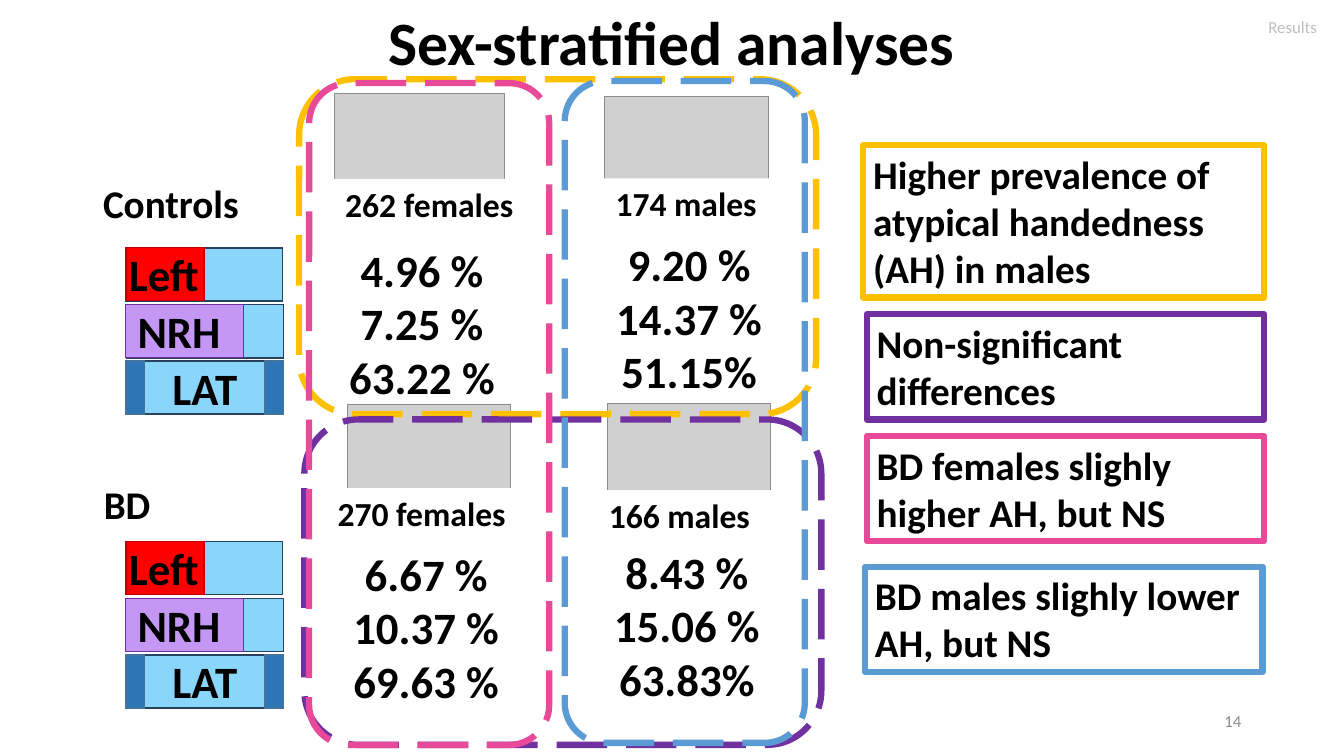
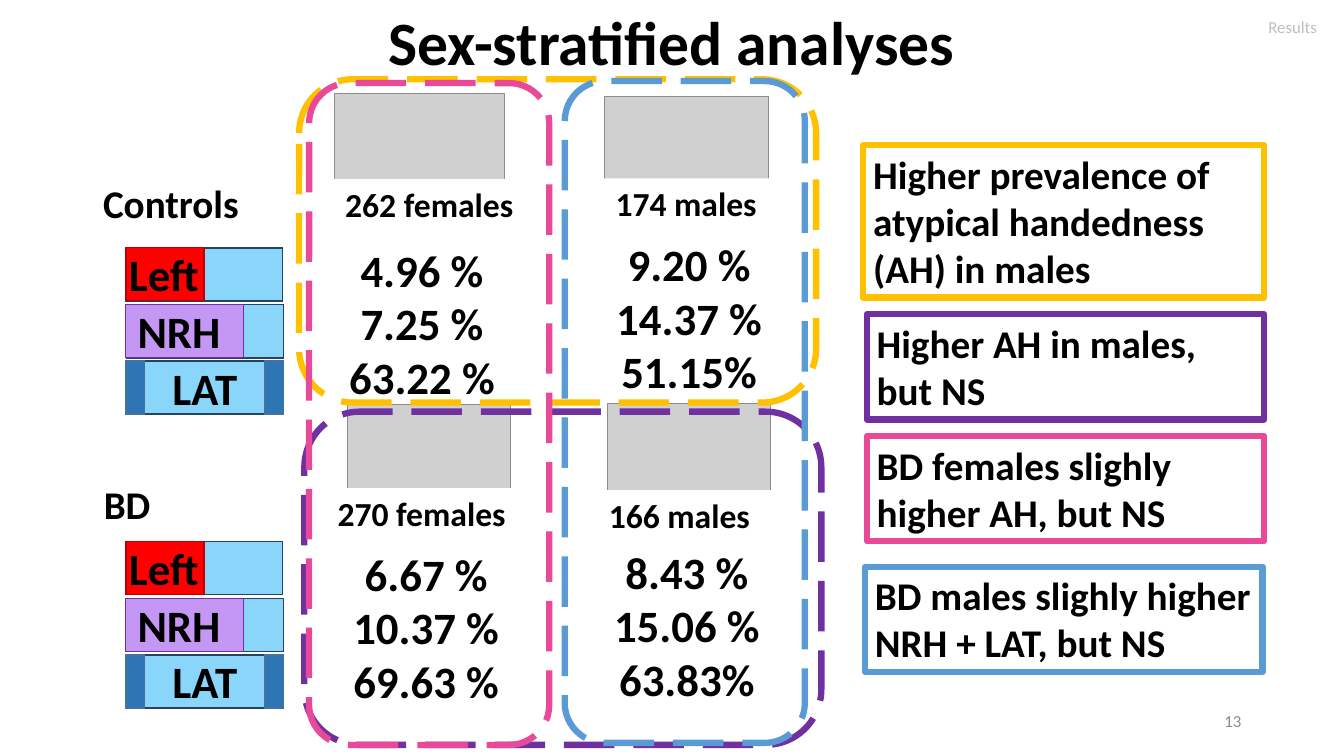
Before and after one commit to igarcia17/EHI_laterality, a slide deck: slide 13 of NorthSeaLateralityCongress_InesGarciaOrtiz.pptx (slide 14 before the commit). Drawn at 1344x756 pixels with LibreOffice and Linux fonts; fonts in the diff are those of the drawing; grey boxes stand for pictures. Boxes give left, top, right and bottom in pixels: in the first picture for what was removed or moved away, otherwise in the second. Text is boxed around its words. In the diff, an @@ line names an element or a change of style, - is before the commit and + after.

```diff
--- a/NorthSeaLateralityCongress_InesGarciaOrtiz.pptx
+++ b/NorthSeaLateralityCongress_InesGarciaOrtiz.pptx
@@ rounded rectangle: place and size @@
-rounded rectangle at bbox=[299, 80, 817, 414]
+rounded rectangle at bbox=[299, 80, 817, 403]
@@ text in rectangle at bbox=[877, 330, 1196, 406]: text changed @@
-Non-significant differences
+Higher AH in males, but NS
@@ rounded rectangle: place and size @@
-rounded rectangle at bbox=[304, 419, 822, 745]
+rounded rectangle at bbox=[304, 411, 822, 745]
@@ text in rectangle at bbox=[875, 582, 1251, 662]: text changed @@
-BD males slighly lower AH, but NS
+BD males slighly higher NRH + LAT, but NS
@@ page number at bbox=[1224, 716, 1241, 727]: text changed @@
-14
+13
```
Also in this commit, not shown: 10 other slides changed, 2 slides added, 1 slide removed, 1 other file.
